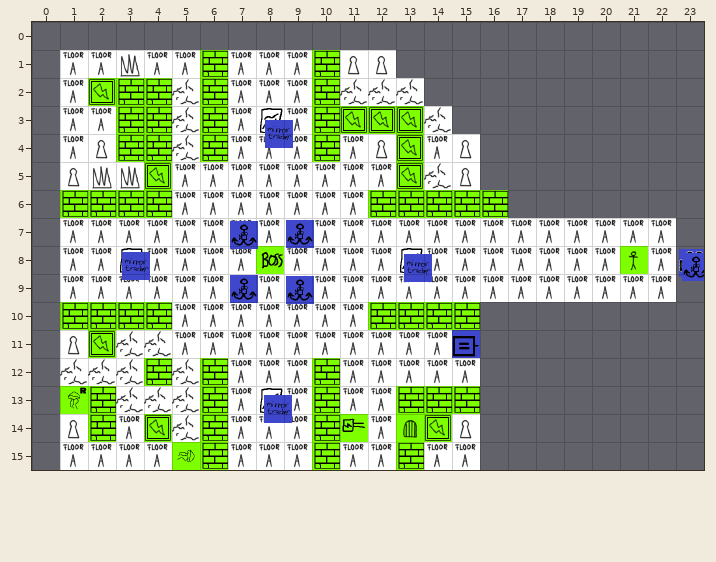
One commit to this Tiled map: assets/levels/BossLevel.tmx. The first picture shows the starting point.
Cells are 64x64 px. Shown: x 0..23, y 0..15.
Now the later version:
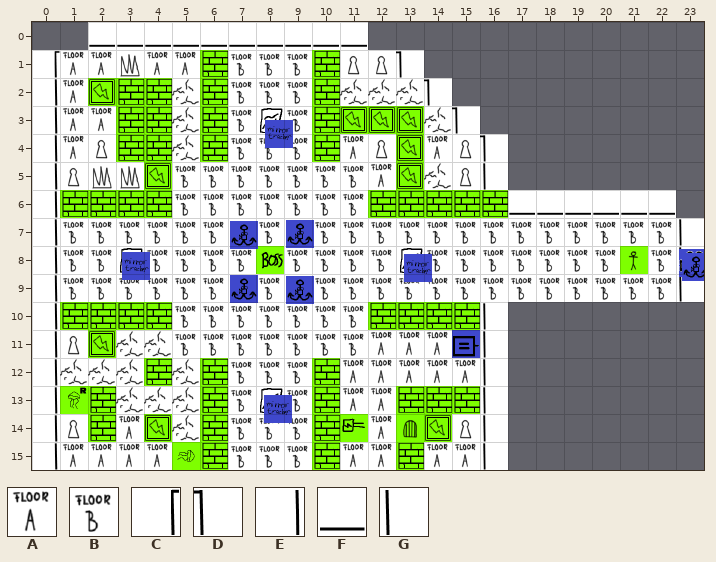
Key: from "Tileset": A 0, B 1, C 16, D 19, E 20, F 21, G 22.
_ is an empty cell.
From old to new:
Layer "Tile Layer 1":
y 0: x 2..11 __________ -> FFFFFFFFFF
y 1: x 0 _ -> C; x 7..9 AAA -> BBB; x 13 _ -> D
y 2: x 0 _ -> E; x 7..9 AAA -> BBB; x 14 _ -> D
y 3: x 0 _ -> E; x 7 A -> B; x 9 A -> B; x 15 _ -> D
y 4: x 0 _ -> E; x 7..9 AAA -> BBB; x 16 _ -> D
y 5: x 0 _ -> E; x 5..11 AAAAAAA -> BBBBBBB; x 16 _ -> G
y 6: x 0 _ -> E; x 5..11 AAAAAAA -> BBBBBBB; x 17..22 ______ -> FFFFFF
y 7: x 0..8 _AAAAAAAA -> EBBBBBBBB; x 10..23 AAAAAAAAAAAAA_ -> BBBBBBBBBBBBBG
y 8: x 0..2 _AA -> EBB; x 4..7 AAAA -> BBBB; x 9..12 AAAA -> BBBB; x 14..20 AAAAAAA -> BBBBBBB; x 22..23 A_ -> BG
y 9: x 0..6 _AAAAAA -> EBBBBBB; x 8 A -> B; x 10..23 AAAAAAAAAAAAA_ -> BBBBBBBBBBBBBG
y 10..11: x 0 _ -> E; x 5..11 AAAAAAA -> BBBBBBB; x 16 _ -> G
y 12: x 0 _ -> E; x 7..9 AAA -> BBB; x 16 _ -> G
y 13: x 0 _ -> E; x 7 A -> B; x 9 A -> B; x 16 _ -> G
y 14..15: x 0 _ -> E; x 7..9 AAA -> BBB; x 16 _ -> G
